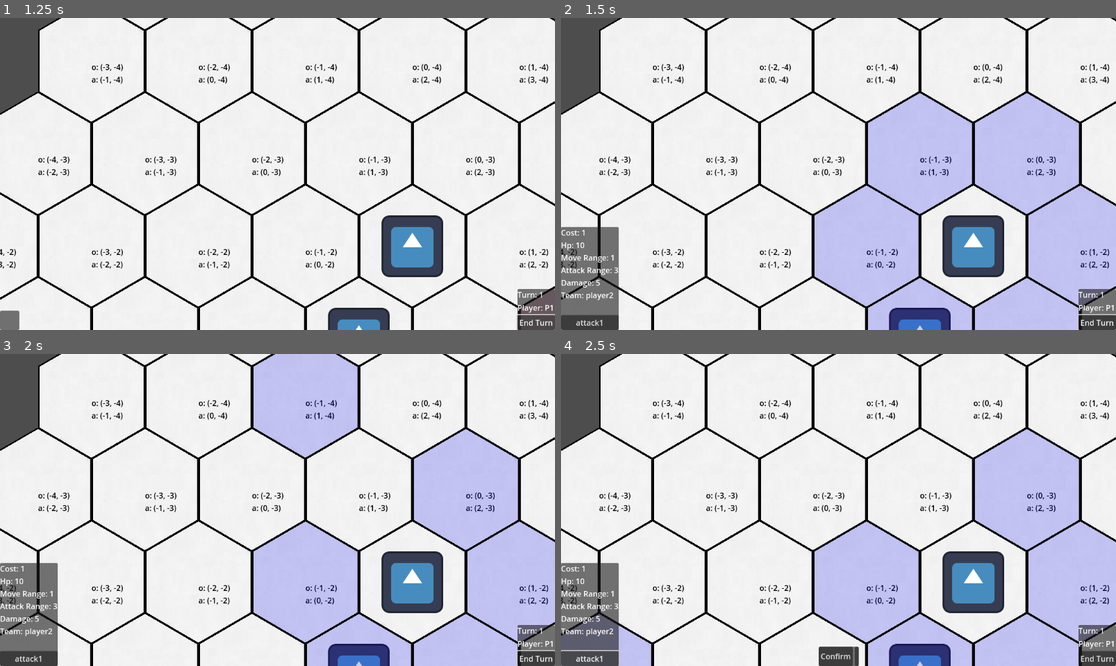
Above: before the commit, frames 1-4 (two rows, left to right).
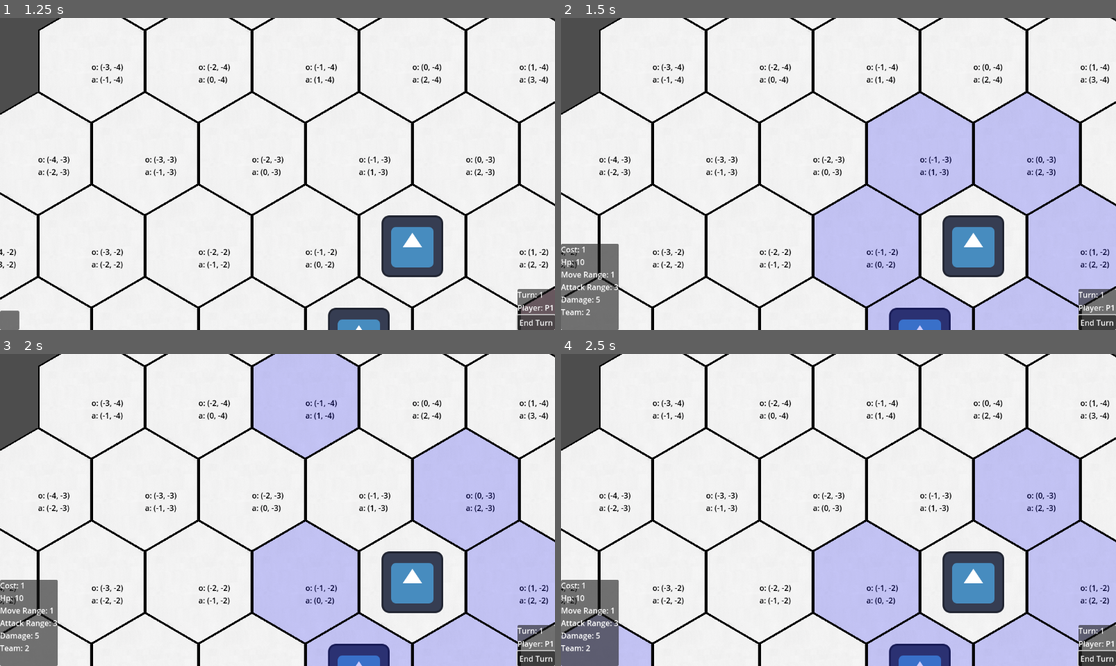
Above: after the commit, the same moments.

Repository: MHryciuk1/tactician
Game: Godot game, scene res://nodes/Tests/level_test.tscn
The game is run twice, just before and just after one commit, with the same random seed, the same clock (stepped at 60 frames per second) and the same inputs. This scene is started directly instead of the project's main scene. The engine's default icon, where the game draws it, is replaced by a stand-in: a white triangle on a blue panel in a dark square.
Inputs (mouse positions are in pixels of both pictures, inside the frame that each line leads up to):
- Up to frame 1 (1.25 s): click "End Turn" at 0.5 s
- Up to frame 2 (1.5 s): tap Enter at 1.25 s; drag from (971, 245) to (894, 105) at 1.27 s
- Up to frame 3 (2 s): no input
- Up to frame 4 (2.5 s): click (588, 659) at 2 s, where only the run before the commit has a clickable "attack1"

Frame 1 is identical in both runs. In frame 2, 1.7% of the frame differs, in the area x 0-11%, y 66-100%; in frame 3, 1.7%; in frame 4, 2.3%, in the area x 0-100%, y 66-100%.

Commit message:
basic_movement

Diff:
--- a/Scripts/archer_unit.gd
+++ b/Scripts/archer_unit.gd
@@ -15,7 +15,9 @@
 			"description" : str("range: ", stats.attack_range, "dmg: ", stats.damage),
 			"max_targets" : 1,
 			"min_targets" : 1,
-			"targets_who" : "enemy"
+			"targets_who" : "enemy",
+			"max_uses_per_turn": 1,
+			"uses_left" : 1
 			}
 	}
 
--- a/Scripts/hex_grid.gd
+++ b/Scripts/hex_grid.gd
@@ -1,3 +1,4 @@
+class_name Hex_Grid
 extends TileMapLayer
 const tile_size := 128
 var curr_hex := Vector2i(-1,-1)
@@ -16,13 +17,23 @@
 @export var hover_highlight_color : Color = Color.RED
 @onready var highlight_layer : TileMapLayer = %Highlight_Layer
 @onready var fog_layer : TileMapLayer = %Fog_Layer
+@onready var line : Line2D = %Line
+var line_drawing_mode : bool = false
+var line_source : Unit
 #kept as a sepreate function to make switching the representation of cell_data easier
+func enable_line_drawing_mode(source : Unit) -> void:
+	line_source = source
+	line_drawing_mode = true
+func disable_line_drawing_mode() -> void:
+	line_drawing_mode = false
+	line.hide()
 func insert_to_cell_data(data, cord) ->void:
 
 	cell_data[cord] = data
 	#cell_data[cord.x][cord.y] = data
 	#print(cell_data[cord.x][cord.y])
 	#pass
+
 func get_cell_data(cord : Vector2i):
 	return cell_data.get(cord)
 func _ready() -> void:
@@ -70,23 +81,37 @@
 	#var angle_deg = 60 * i - 30
 	#var angle_rad = PI / 180 * angle_deg
 	#return Vector2(center.x + size *cos(angle_rad),center.y + size * sin(angle_rad))
+func draw_line_on_grid(source : Vector2i, dest : Vector2i) -> void:
+	#print(get_hexes_along_path_to(source, dest, false))
+	#print(str("s: ", source, "d ", dest))
+	line.points = get_hexes_along_path_to(source, dest, false).map(Callable(map_to_local))
+
+	line.show()
 func _input(event: InputEvent) -> void:
 	if event is InputEventMouseMotion:
 		var mouse_position := get_local_mouse_position()
 		var map_cord := local_to_map(mouse_position)
+		var should_draw_line : bool = false
 		if not map_cord in get_used_cells():
 			curr_hex_set = false
 			highlight_layer.erase_cell(curr_hex)
 			return
+
 		if curr_hex_set and (map_cord !=curr_hex):
 			highlight_layer.erase_cell(curr_hex)
+			if line_drawing_mode:
+				should_draw_line = true
+
 		highlight_layer.set_cell(map_cord,0, Vector2i(0,0),0)
 		curr_hex = map_cord
 		curr_hex_set = true
+		if should_draw_line:
+			draw_line_on_grid(line_source.current_cord,curr_hex)
 	if (event is InputEventMouseButton) and curr_hex_set and event.pressed:
 		if event.button_index == MOUSE_BUTTON_LEFT:
 			cell_left_clicked.emit(curr_hex)
 		elif event.button_index == MOUSE_BUTTON_RIGHT:
+
 			cell_right_clicked.emit(curr_hex)
 			#if event is InputEventMouseButton:
 func get_valid_spaces(cord : Vector2i, radius : int, with_data : bool) -> Array:
@@ -106,7 +131,7 @@
 					out.append(data[0])
 	return out
 
-func get_hexes_along_path_to(cord_a : Vector2i, cord_b : Vector2i, data : bool = false) -> Array:
+func get_hexes_along_path_to(cord_a : Vector2i, cord_b : Vector2i, data : bool = false, partial_path : bool = false) -> Array:
 	var data_a = get_cell_data(cord_a)
 	var data_b = get_cell_data(cord_b)
 	if (not data_a) or (not data_b):
@@ -114,7 +139,7 @@
 		print(str("cord_a: ", cord_a))
 		print(str("cord_b: ", cord_b))
 		return []
-	var raw_path : PackedVector2Array = pathfinding_graph.get_point_path(data_a[CELL_ID], data_b[CELL_ID])
+	var raw_path : PackedVector2Array = pathfinding_graph.get_point_path(data_a[CELL_ID], data_b[CELL_ID], partial_path)
 	if not data:
 		return raw_path
 	var out : Array = []
--- a/Scripts/level_test.gd
+++ b/Scripts/level_test.gd
@@ -6,19 +6,24 @@
 @onready var p2_units =$Units/P2_Units
 @export var archer : PackedScene
 func _ready() -> void:
-	ui.init(logic_manager)
+	ui.init(logic_manager, grid)
+	logic_manager.init(grid, ui)
 
 	var test_unit = archer.instantiate()
-	test_unit.init(logic_manager, grid, ui, Vector2i(-1,-1), "player1")
+	test_unit.init(logic_manager, grid, ui, Vector2i(-1,-1), 1)
 	p1_units.add_child(test_unit)
 	var test_unit2 = archer.instantiate()
-	test_unit2.init(logic_manager, grid, ui, Vector2i(0,-2), "player2")
+	test_unit2.init(logic_manager, grid, ui, Vector2i(0,-2), 2)
 	p2_units.add_child(test_unit2)
 	pass
 
-func _on_hex_grid_cell_left_clicked() -> void:
-	pass # Replace with function body.
+func _on_hex_grid_cell_left_clicked(hex : Vector2i) -> void:
+	ui.show_hex_data(hex)
+	if grid.line_drawing_mode:
+		logic_manager.move_to(ui.move_source,hex)
 
 
-func _on_hex_grid_cell_right_clicked() -> void:
+func _on_hex_grid_cell_right_clicked(hex : Vector2i) -> void:
+
+	grid.disable_line_drawing_mode()
 	pass # Replace with function body.
--- a/Scripts/logic_manager.gd
+++ b/Scripts/logic_manager.gd
@@ -1,7 +1,7 @@
 class_name  Logic_Manager
 extends Node
 
-var hex_grid : Node = null
+var hex_grid : Hex_Grid = null
 var units : Array = []
 var ui : UIManager = null
 var turn_number: int = 1
@@ -9,6 +9,9 @@
 var p1vision: Array = []
 var p2vision: Array = []
 
+func init(hex_grid_ref : Hex_Grid, ui_ref : UIManager) -> void:
+	hex_grid = hex_grid_ref
+	ui = ui_ref
 
 func do_effect(source_unit: Node, effect_function:Callable, targets: Array) -> void:
 	for target in targets:
@@ -16,20 +19,33 @@
 	# other stuff needs to happen here? like ui updates or something
 
 
-func move_to(unit: Node, target_cord: Vector2) -> void:
-	var movable = can_move_to(unit, target_cord)
-	if !movable:
+func move_to(unit: Unit, target_cord: Vector2i) -> void:
+	var path = hex_grid.get_hexes_along_path_to(unit.current_cord, target_cord)
+	var actual_target  : Vector2i= path.pop_front()
+	print(path)
+	print(unit.stats.move_range)
+	for i in path:
+		var hex_data : Array = hex_grid.get_cell_data(i)
+		if(unit.stats.move_range - hex_data[hex_grid.CELL_MOVE_COST]) >= 0:
+			unit.stats.move_range -= hex_data[hex_grid.CELL_MOVE_COST]
+			actual_target = i
+		else:
+			break
+	#var movable = can_move_to(unit, target_cord)
+	if unit.current_cord == actual_target:
 		print("No movement possible for ", unit.unit_type)
 		return
-	hex_grid.set_node_location(unit, target_cord)
-	unit.current_cord = target_cord
+	hex_grid.set_node_location(unit, actual_target)
+	unit.current_cord = actual_target
+	hex_grid.draw_line_on_grid(actual_target, hex_grid.curr_hex)
 	#need to update vision arrays and update fog based on where unit is moved to
-	print(unit.unit_type, "moved to: ", target_cord)
+	print(unit.unit_type, "moved to: ", actual_target)
 
 
 
-func can_move_to(unit: Node, target_cord: Vector2) -> bool:
-	var path = hex_grid.get_hexes_along_path_to(unit, target_cord)
+func can_move_to(unit: Unit, target_cord: Vector2i) -> bool:
+	var path = hex_grid.get_hexes_along_path_to(unit.current_cord, target_cord)
+
 	return (len(path) <= unit.get_stats()['move_range'])
 
 
--- a/Scripts/ui_manager.gd
+++ b/Scripts/ui_manager.gd
@@ -6,15 +6,18 @@
 @onready var player_label    : Label  = $TurnPanel/VBoxContainer/PlayerLabel
 @onready var end_turn_button : Button = $TurnPanel/VBoxContainer/EndTurnButton
 @onready var confirm_container :PanelContainer = $Confirm_Container
+@onready var confirm_container_progress : Label = $Confirm_Container/HBoxContainer/Progress
 var selection_mode_on : bool = false
 var curr_targets : Array = []
 var curr_move : Dictionary
-var curr_move_alignment : String = ""
+var curr_move_alignment : int = 0
 var move_source : Unit
 
 var lm: Logic_Manager
-func init(logic_manager)->void:
+var grid : Hex_Grid
+func init(logic_manager, hex_grid)->void:
 	lm = logic_manager
+	grid = hex_grid
 	_update_turn_display(lm.turn_number, lm.current_player)
 
 func _on_end_turn_pressed() -> void:
@@ -24,15 +27,7 @@
 func _update_turn_display(turn_number: int, current_player: int):
 	turn_label.text   = "Turn: %d"     % turn_number
 	player_label.text = "Player: P%d"  % current_player
-
-func send_data(ui_id: String, stats: Dictionary, moves: Dictionary, source : Unit) -> void:
-	if(selection_mode_on) :
-		if curr_move.targets_who == "enemy": #TODO other posible values
-			if(source.team != curr_move_alignment):
-				if curr_targets.size() < curr_move.max_targets:
-					print("here")
-					curr_targets.append(source)
-
+func show_stats(ui_id: String, stats: Dictionary, moves: Dictionary, source : Unit) ->void:
 	var lbl = Label.new()
 	var text := ""
 	for stat_name in stats.keys():
@@ -43,12 +38,43 @@
 		child.queue_free()
 
 	move_list.add_child(lbl)
+func show_full_info(ui_id: String, stats: Dictionary, moves: Dictionary, source : Unit) -> void:
+	show_stats(ui_id, stats, moves, source)
 
 	for move in moves.keys():
+		var move_dict : Dictionary = moves.get(move)
 		var b = Button.new()
-		b.text = str(move)
-		b.pressed.connect(Callable(do_move).bind(moves.get(move), source))
+		b.text = str(move, " uses left: ", move_dict.uses_left)
+		if(move_dict.uses_left > 0):
+			b.pressed.connect(Callable(do_move).bind(move_dict, source))
 		move_list.add_child(b)
+func show_hex_data(hex : Vector2i) -> void :
+	var data = grid.get_cell_data(hex)
+	print(data)
+func show_redacted_info(ui_id: String, stats: Dictionary, moves: Dictionary, source : Unit) -> void:
+	show_stats(ui_id, stats, moves, source)
+func handle_targeting(source : Unit) -> void:
+	if curr_move.targets_who == "enemy": #TODO other posible values
+			if(source.team != curr_move_alignment):
+				if curr_targets.size() < curr_move.max_targets:
+					print("here")
+					curr_targets.append(source)
+					confirm_container_progress.text = str(curr_targets.size(),"/",curr_move.max_targets, "minimum selection: ", curr_move.min_targets)
+func handle_movement(source : Unit) -> void:
+	if(source.team == lm.current_player) :
+		move_source = source
+		grid.enable_line_drawing_mode(source)
+func send_data(ui_id: String, stats: Dictionary, moves: Dictionary, source : Unit) -> void:
+	if(selection_mode_on) :
+		handle_targeting(source)
+	else :
+		handle_movement(source)
+	if lm.current_player == source.team:
+		show_full_info(ui_id, stats, moves, source)
+	else:
+		show_redacted_info(ui_id, stats, moves, source)
+
+
 
 func do_move(move: Dictionary, source : Unit) -> void:
 	if(selection_mode_on) :
@@ -58,11 +84,12 @@
 	curr_move = move
 	curr_move_alignment = source.team
 	move_source = source
+	confirm_container_progress.text = str(curr_targets.size(),"/",curr_move.max_targets, "minimum selection: ", curr_move.min_targets)
 
 	pass
 func cancel_selection_mode():
 	curr_targets.clear()
-	confirm_container.hide
+	confirm_container.hide()
 	selection_mode_on = false
 
 
@@ -73,7 +100,9 @@
 func _on_confirm_pressed() -> void:
 	print(curr_targets)
 	if(curr_targets.size() >= curr_move.min_targets):
+		print("doing move")
 		lm.do_effect(move_source, curr_move.function, curr_targets)
+		curr_move.uses_left -=1
 		cancel_selection_mode()
 
 
--- a/Scripts/unit.gd
+++ b/Scripts/unit.gd
@@ -5,19 +5,20 @@
 signal unit_moved(unit, to_coord)
 signal unit_died(unit)
 
-@export var team: String = "player"
+@export var team: int = 1
 @export var unit_type: String = "soldier"
 var stats : Dictionary = {
 	"cost": 1,
 	"hp": 10,
-	"move_range": 2,
+	"move_range" : 2,
+	"max_move_range": 2,
 	"attack_range": 1,
 	"damage": 5,
 	"team": team
 }
 var logic_manager: Node = null
 var hex_grid: Node = null
-var ui: UIManager = null
+var ui  = null
 
 
 var moves = {
@@ -27,12 +28,12 @@
 var current_cord: Vector2i
 var alive: bool = true
 
-func init(logic_ref: Node, grid_ref: Node, ui_ref : Node, start_cord: Vector2i, team_str : String) -> void:
+func init(logic_ref: Node, grid_ref: Node, ui_ref : Node, start_cord: Vector2i, team_num : int) -> void:
 	logic_manager = logic_ref
 	ui = ui_ref
 	hex_grid = grid_ref
 	current_cord = start_cord
-	team = team_str
+	team = team_num
 	hex_grid.set_node_location(self, start_cord)
 
 func get_stats() -> Dictionary:
--- a/nodes/Tests/level_test.tscn
+++ b/nodes/Tests/level_test.tscn
@@ -80,12 +80,17 @@
 [node name="HBoxContainer" type="HBoxContainer" parent="UI/Confirm_Container"]
 layout_mode = 2
 
+[node name="Progress" type="Label" parent="UI/Confirm_Container/HBoxContainer"]
+layout_mode = 2
+text = "0/0"
+
 [node name="Confirm" type="Button" parent="UI/Confirm_Container/HBoxContainer"]
 layout_mode = 2
 text = "Confirm"
 
 [node name="Cancel" type="Button" parent="UI/Confirm_Container/HBoxContainer"]
 layout_mode = 2
+text = "Cancel"
 
 [connection signal="cell_left_clicked" from="Hex_Grid" to="." method="_on_hex_grid_cell_left_clicked"]
 [connection signal="cell_right_clicked" from="Hex_Grid" to="." method="_on_hex_grid_cell_right_clicked"]
--- a/nodes/UI/hex_grid.tscn
+++ b/nodes/UI/hex_grid.tscn
@@ -49,3 +49,7 @@
 unique_name_in_owner = true
 z_index = 1
 tile_set = SubResource("TileSet_wtne2")
+
+[node name="Line" type="Line2D" parent="."]
+unique_name_in_owner = true
+visible = false
--- a/nodes/UI/unit.tscn
+++ b/nodes/UI/unit.tscn
@@ -4,5 +4,3 @@
 
 [node name="Unit" type="Node2D"]
 script = ExtResource("1_s1oky")
-
-[node name="Sprite2D" type="Sprite2D" parent="."]
